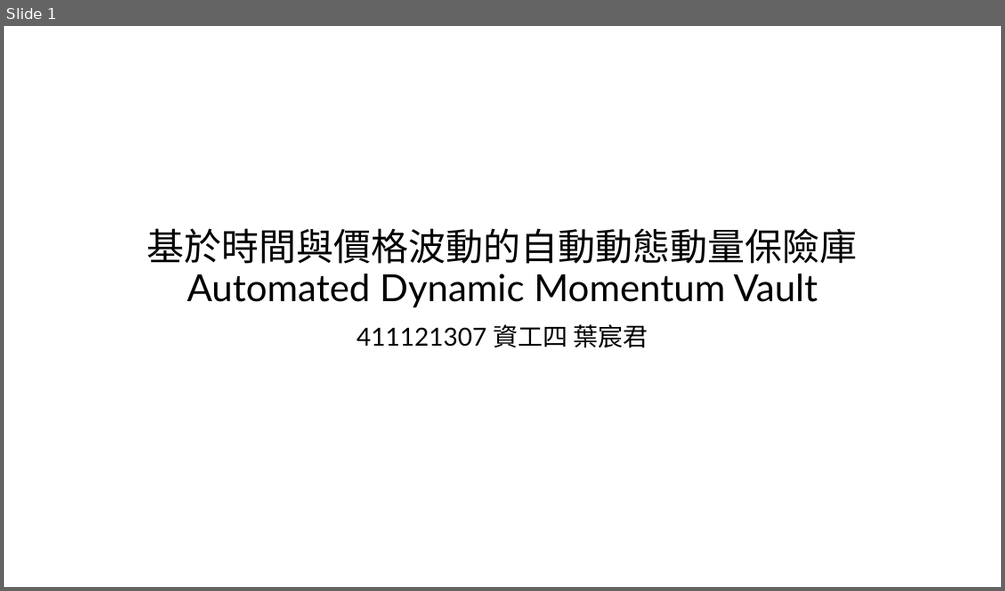
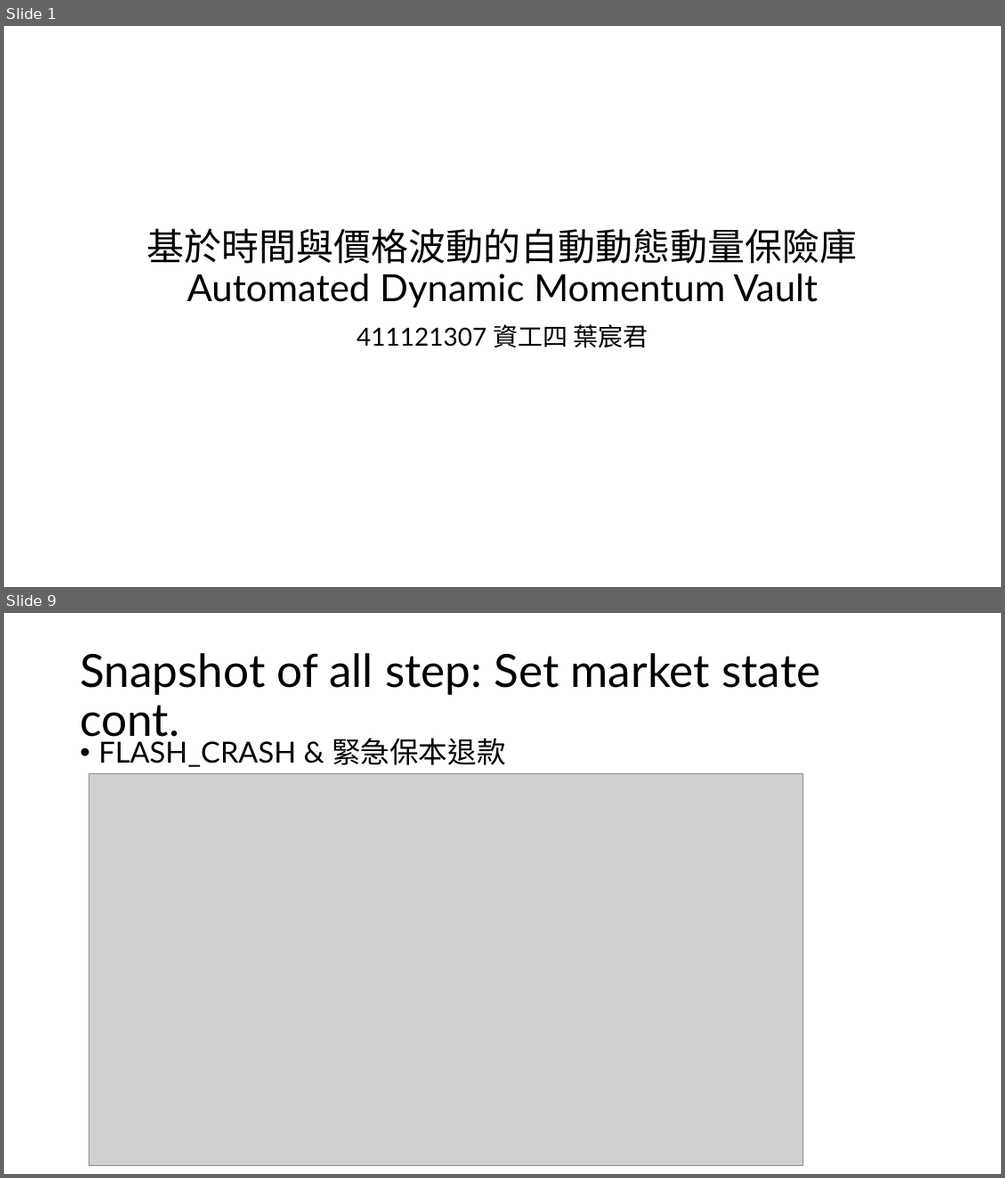
Before and after one commit to imlone1y/Automated-Dynamic-Momentum-Vault, a slide deck: 411121307_report.pptx. Shown one above the other, each under a label of ours: slide 1 before the commit, slides 1 and 9 after it; the slides between them are not shown. The pictures are 1005x591 and 1005x1178 pixels, drawn with LibreOffice and Linux fonts; fonts in the diff are those of the drawing; grey boxes stand for pictures. Boxes give left, top, right and bottom in pixels: in the first picture for what was removed or moved away, otherwise in the second. Text is boxed around its words. In the diff, an @@ line names an element or a change of style, - is before the commit and + after.

```diff
--- a/411121307_report.pptx
+++ b/411121307_report.pptx
@@ slide 9 added at (4, 613, 1001, 1174), background #FFFFFF @@
@@ title added at (80, 653, 820, 745), 44 pt, text #000000 @@
+Snapshot of all step: Set market state cont.
@@ text added at (98, 738, 506, 767), 28 pt, text #000000 @@
+• FLASH_CRASH & 緊急保本退款
@@ picture added at (89, 774, 803, 1165) @@
```
Also in this commit, not shown: 1 slide changed, 14 other slides added, 16 other files.
